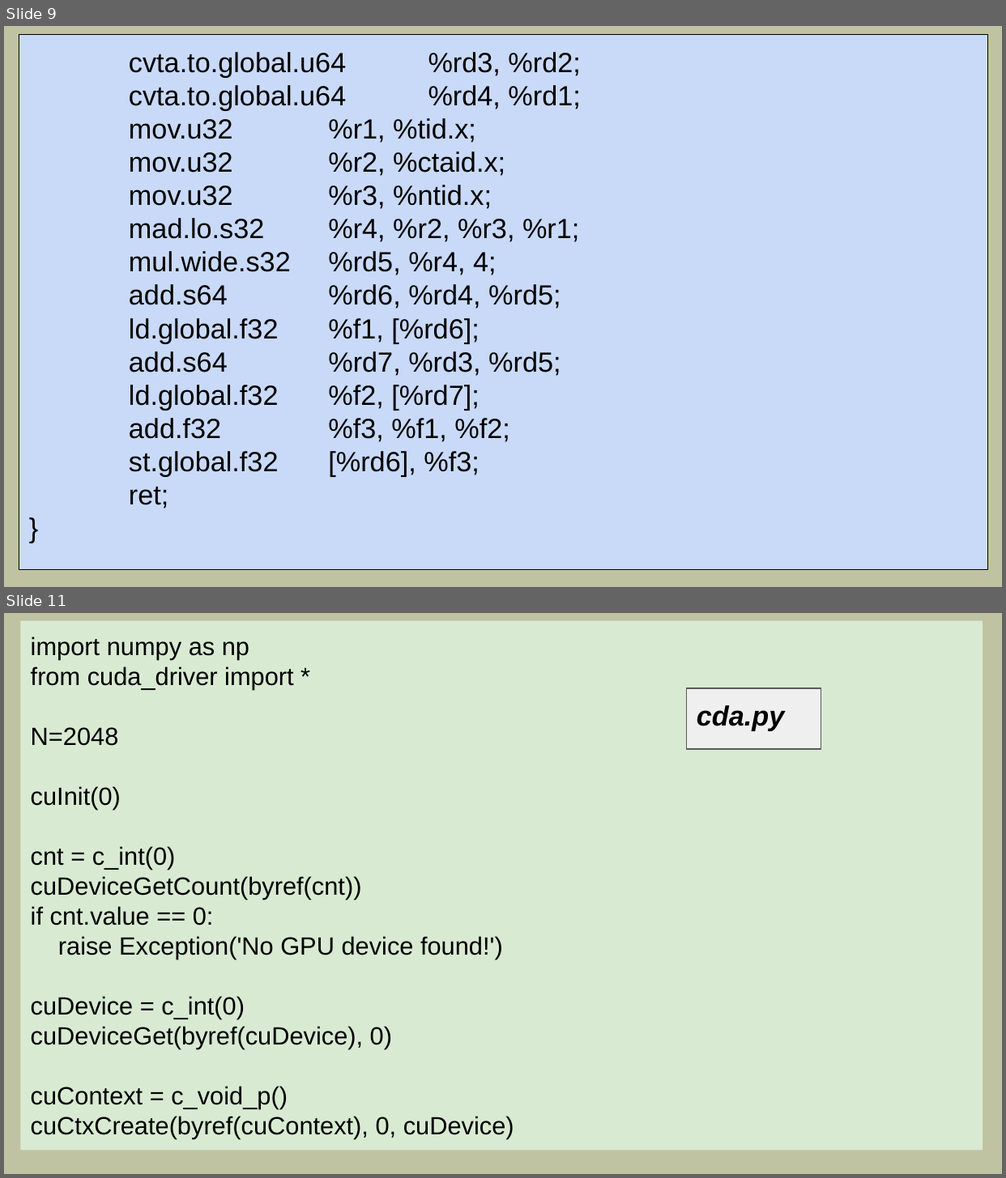
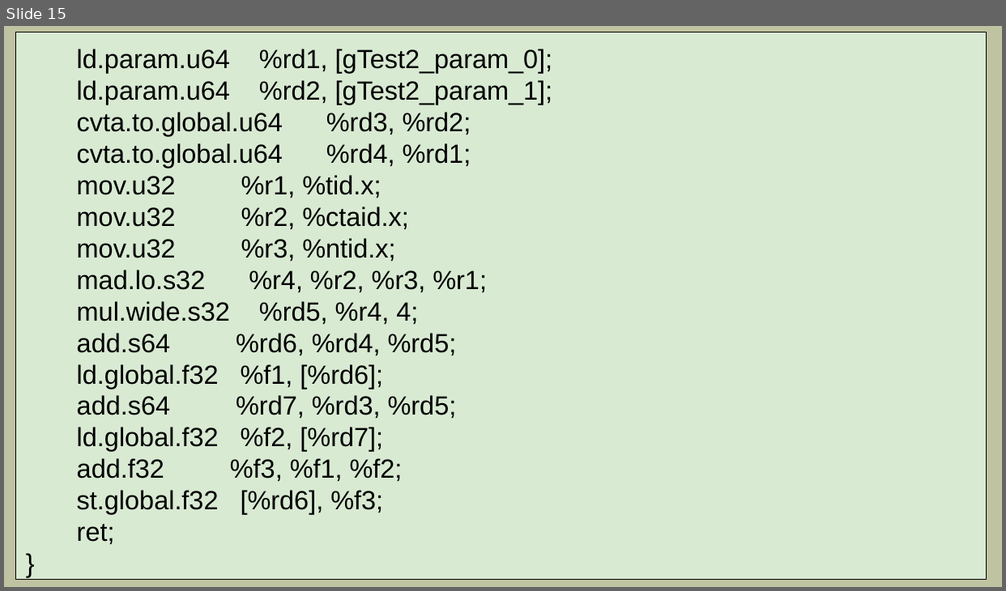
Before and after one commit to mlkv52/sibsutis_cuda_bachelors-2025, a slide deck: Лекции/pptx/Лекция8-ПГП-2025.pptx. Shown one above the other, each under a label of ours: slides 9 and 11 before the commit, slide 15 after it; the slides between them are not shown. The pictures are 1006x1178 and 1006x591 pixels, drawn with LibreOffice and Linux fonts; fonts in the diff are those of the drawing. Boxes give left, top, right and bottom in pixels: in the first picture for what was removed or moved away, otherwise in the second. Text is boxed around its words. In the diff, an @@ line names an element or a change of style, - is before the commit and + after.

```diff
--- a/Лекции/pptx/Лекция8-ПГП-2025.pptx
+++ b/Лекции/pptx/Лекция8-ПГП-2025.pptx
@@ slide 11 removed at bbox=[4, 613, 1002, 1174], background #C0C3A1 @@
@@ rectangle removed at bbox=[21, 621, 983, 1151] @@
-import numpy as np
-from cuda_driver import *
-N=2048
-cuInit(0)
-cnt = c_int(0)
-cuDeviceGetCount(byref(cnt))
-if cnt.value == 0:
-raise Exception('No GPU device found!')
-cuDevice = c_int(0)
-cuDeviceGet(byref(cuDevice), 0)
-cuContext = c_void_p()
-cuCtxCreate(byref(cuContext), 0, cuDevice)
@@ rectangle removed at bbox=[687, 689, 821, 750] @@
-cda.py
@@ what was slide 9 is now slide 15 @@
@@ slide 15 changed as well @@
@@ rectangle "ld.param.u64 %rd1, [gTest2_param_0];": place and size @@
-rectangle "ld.param.u64 %rd1, [gTest2_param_0];" at bbox=[19, 35, 988, 570]
+rectangle "ld.param.u64 %rd1, [gTest2_param_0];" at bbox=[16, 32, 986, 580]
@@ rectangle "ld.param.u64 %rd1, [gTest2_param_0];" at bbox=[16, 32, 986, 580]: fill #C9DAF8 to #D9EAD3 @@
@@ text in rectangle at bbox=[77, 49, 553, 105]: paragraphs added @@
+ld.param.u64 %rd1, [gTest2_param_0];
+ld.param.u64 %rd2, [gTest2_param_1];
@@ text in rectangle at bbox=[77, 112, 487, 544]: size 20 to 19 pt in "cvta.to.global.u64 %rd3, %rd2;", "cvta.to.global.u64 %rd4, %rd1;", "mov.u32 %r1, %tid.x;", "mov.u32 %r2, %ctaid.x;" and 11 more places @@
```
Also in this commit, not shown: 4 other slides changed, 26 slides added, 8 other slides removed, 6 other files.
